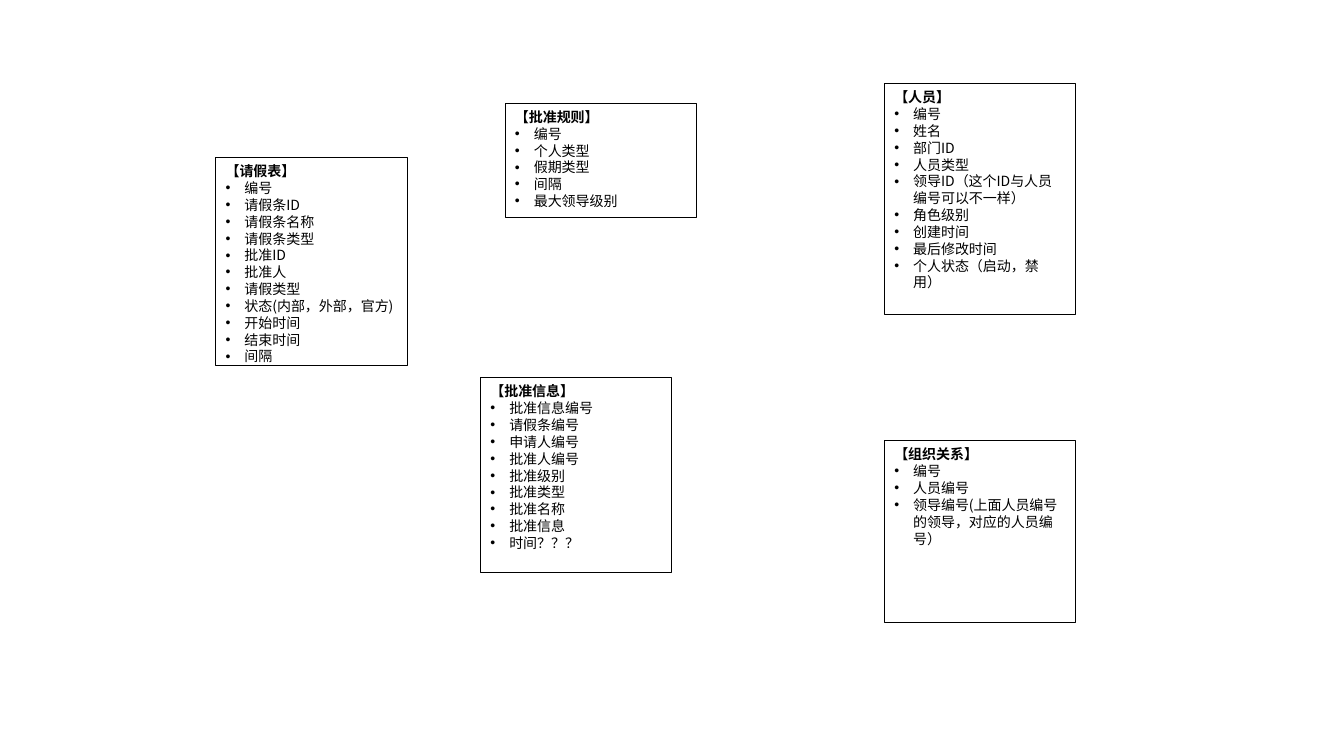
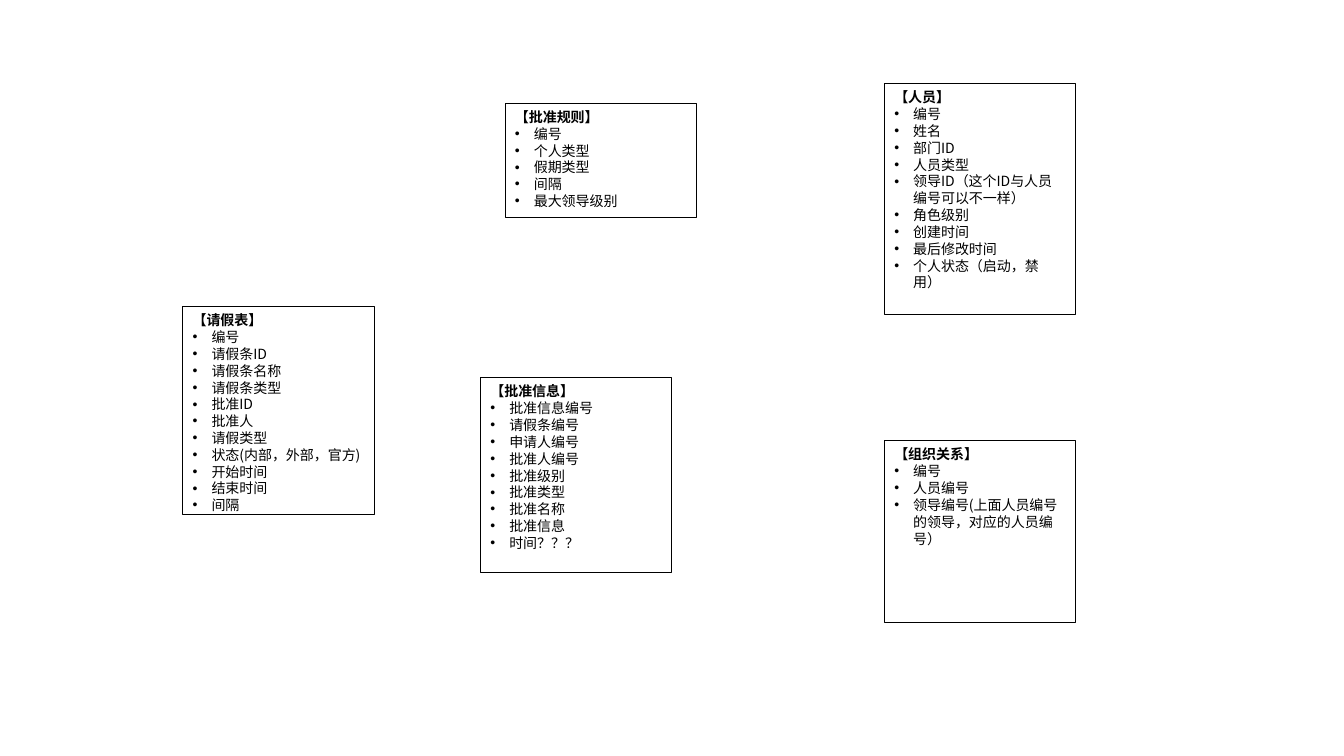
Before and after one commit to axzxs2001/DDD_Sample, a slide deck: slide 12 of DDD_Sample/Docs/DDD.pptx. Drawn at 1344x756 pixels with LibreOffice and Linux fonts; fonts in the diff are those of the drawing. Boxes give left, top, right and bottom in pixels: in the first picture for what was removed or moved away, otherwise in the second. Text is boxed around its words. In the diff, an @@ line names an element or a change of style, - is before the commit and + after.

Commit message:
变更PPT

```diff
--- a/DDD_Sample/Docs/DDD.pptx
+++ b/DDD_Sample/Docs/DDD.pptx
@@ rectangle "【请假表】": place and size @@
-rectangle "【请假表】" at [216,158,407,366]
+rectangle "【请假表】" at [182,307,374,514]
```
